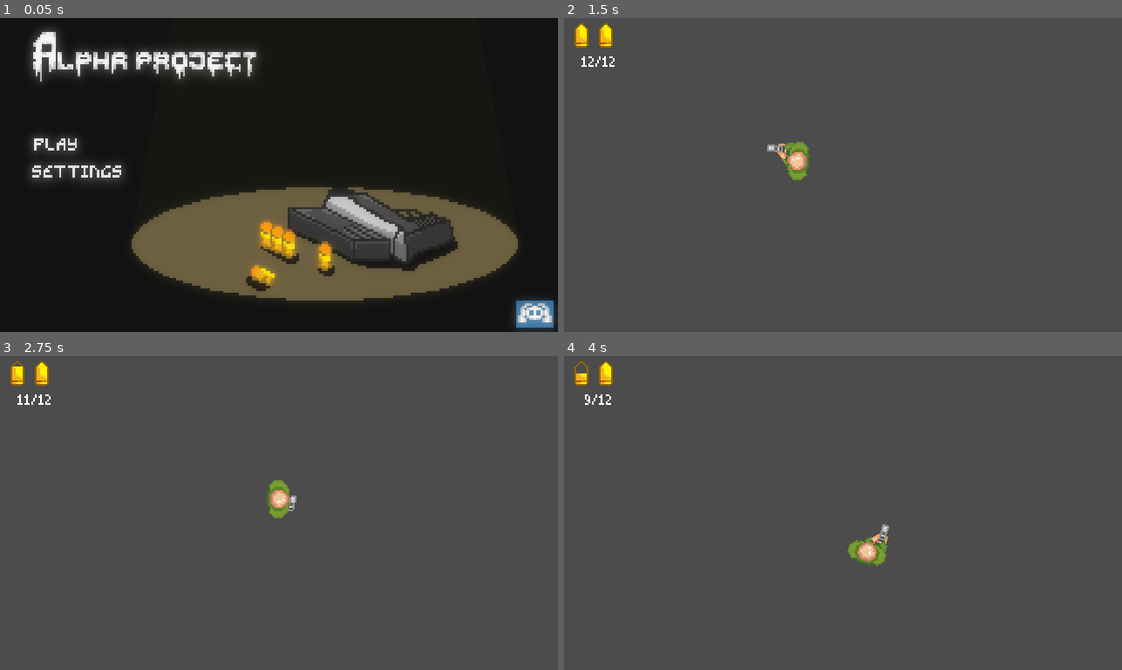
Above: before the commit, frames 1-4 (two rows, left to right).
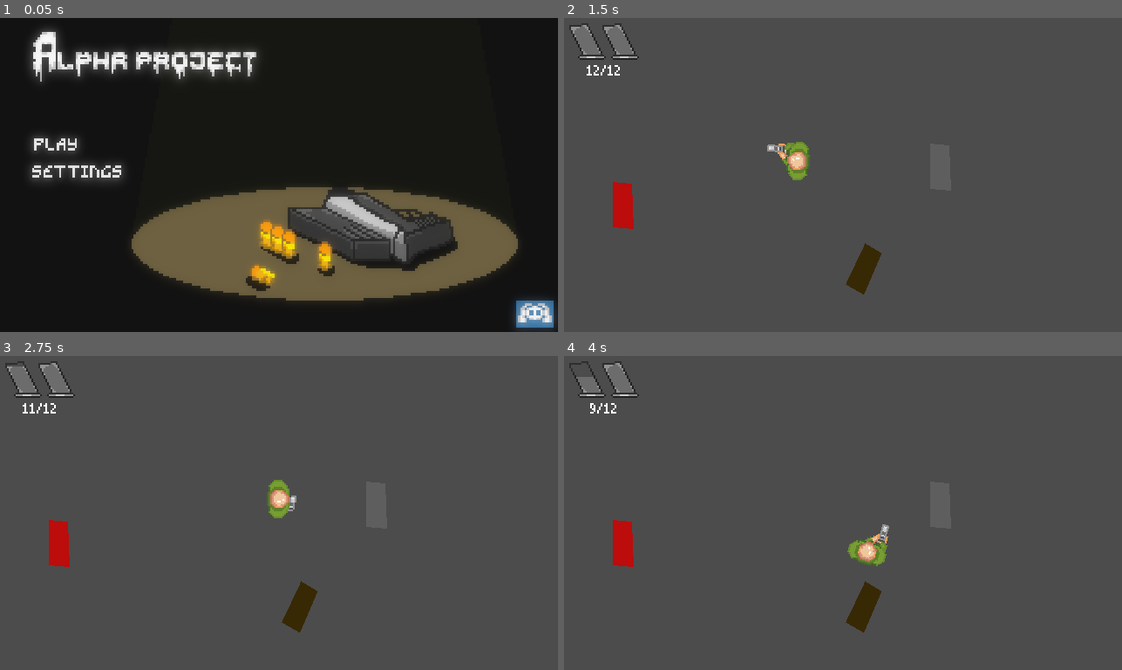
Above: after the commit, the same moments.

Repository: KrzysztofStaron/shooter
Game: Godot game, scene res://main.tscn
Same seed, same stepped clock (60 frames per second), same inputs: the game is played once before the commit and once after it.
Inputs (mouse positions are in pixels of both pictures, inside the frame that each line leads up to):
- Up to frame 1 (0.05 s): no input
- Up to frame 2 (1.5 s): click (642, 171) at 0.5 s; click (619, 143) at 1.25 s
- Up to frame 3 (2.75 s): tap Enter at 2 s; move the mouse to (401, 497) at 2.02 s; hold D (move_right) from 2.03 s (still down); click (401, 497) at 2.1 s
- Up to frame 4 (4 s): move the mouse to (731, 528) at 2.77 s; release D (move_right) at 2.78 s; hold S (move_down) 2.78-3.53 s; click (731, 528) at 2.85 s; move the mouse to (898, 443) at 3.52 s; hold D (move_right) from 3.53 s (still down); click (898, 443) at 3.6 s

The runs differ from the first frame. In frame 1, less than 0.1% of the frame differs, in the area x 8-41%, y 4-16%; in frame 2, 2.1%, in the area x 0-57%, y 1-89%; in frame 3, 2.1%; in frame 4, 2.0%.

Commit message:
accual shooting

Diff:
--- a/LittleHoot.tscn
+++ b/LittleHoot.tscn
@@ -1,6 +1,6 @@
 [gd_scene load_steps=6 format=2]
 
-[ext_resource path="res://player/Glock/bullet.png" type="Texture" id=1]
+[ext_resource path="res://player/Glock/bullet/bullet.png" type="Texture" id=1]
 [ext_resource path="res://little_hoot.png" type="Texture" id=2]
 
 [sub_resource type="OccluderPolygon2D" id=1]
--- a/UI/ammunition/GUI.tscn
+++ b/UI/ammunition/GUI.tscn
@@ -18,35 +18,35 @@
 [node name="vContainer" type="VBoxContainer" parent="."]
 margin_left = 3.0
 margin_top = 3.0
-margin_right = 37.0
+margin_right = 43.0
 margin_bottom = 37.0
-custom_constants/separation = 0
+custom_constants/separation = -2
 
 [node name="ammunition" type="HBoxContainer" parent="vContainer"]
-margin_right = 34.0
-margin_bottom = 14.0
-custom_constants/separation = 0
+margin_right = 40.0
+margin_bottom = 21.0
+custom_constants/separation = -2
 script = ExtResource( 1 )
 ammoContainers = 2
 
 [node name="ammo1" parent="vContainer/ammunition" instance=ExtResource( 5 )]
 anchor_right = 0.0
 anchor_bottom = 0.0
-margin_right = 14.0
-margin_bottom = 14.0
+margin_right = 21.0
+margin_bottom = 21.0
 
 [node name="ammo2" parent="vContainer/ammunition" instance=ExtResource( 5 )]
 anchor_right = 0.0
 anchor_bottom = 0.0
-margin_left = 14.0
-margin_right = 28.0
-margin_bottom = 14.0
+margin_left = 19.0
+margin_right = 40.0
+margin_bottom = 21.0
 
 [node name="ammo" type="Label" parent="vContainer"]
-margin_top = 14.0
-margin_right = 34.0
-margin_bottom = 27.0
+margin_top = 19.0
+margin_right = 40.0
+margin_bottom = 32.0
 custom_fonts/font = SubResource( 1 )
-text = "23/23"
+text = "12/12"
 align = 1
 valign = 1
--- a/UI/ammunition/ammunition.gd
+++ b/UI/ammunition/ammunition.gd
@@ -13,13 +13,13 @@
 	newFill.lock()
 
 	# here you can specify texture height
-	var yLimit := Vector2(1, newFill.get_height()-1)
+	var yLimit := Vector2(1, newFill.get_height()-3)
 	var dif := yLimit.y - yLimit.x
 	var pixelsPerBullet := dif/maxAmmo
 	yLimit.y -= pixelsPerBullet * ammo
 
 	for y in range(yLimit.x, yLimit.y):
-		for x in range(4, 10):
+		for x in range(1, 18):
 			newFill.set_pixel(x, y, Color(0, 0, 0, 0))
 
 	var fillTexture : ImageTexture = ImageTexture.new()
--- a/UI/ammunition/ammunition.tscn
+++ b/UI/ammunition/ammunition.tscn
@@ -5,6 +5,7 @@
 [ext_resource path="res://UI/ammunition/ammunition.gd" type="Script" id=3]
 
 [node name="ammunition" type="TextureRect"]
+self_modulate = Color( 0.588235, 0.588235, 0.588235, 1 )
 anchor_right = 1.0
 anchor_bottom = 1.0
 margin_right = -306.0
--- /dev/null
+++ b/UI/settings/settings.gd
@@ -0,0 +1,3 @@
+extends Control
+
+export var yes : int
--- /dev/null
+++ b/UI/settings/settings.tscn
@@ -0,0 +1,8 @@
+[gd_scene load_steps=2 format=2]
+
+[ext_resource path="res://UI/settings/settings.gd" type="Script" id=1]
+
+[node name="settings" type="Control"]
+anchor_right = 1.0
+anchor_bottom = 1.0
+script = ExtResource( 1 )
--- a/UI/titleScreen/titleScreen.gd
+++ b/UI/titleScreen/titleScreen.gd
@@ -2,6 +2,10 @@
 
 export var gameScene : PackedScene
 export var settingScene : PackedScene
+
+func _process(delta: float) -> void:
+	if $AnimatedSprite.frame == 19:
+		$audio.play()
 
 func _on_play_pressed() -> void:
 	get_tree().change_scene_to(gameScene)
--- a/UI/titleScreen/titleScreen.tscn
+++ b/UI/titleScreen/titleScreen.tscn
@@ -140,7 +140,7 @@
 position = Vector2( 160, 90 )
 scale = Vector2( 1.28125, 1.41045 )
 frames = SubResource( 29 )
-frame = 15
+frame = 7
 playing = true
 
 [node name="discord" parent="AnimatedSprite" instance=ExtResource( 1 )]
@@ -174,5 +174,7 @@
 [node name="WorldEnvironment" type="WorldEnvironment" parent="."]
 environment = ExtResource( 7 )
 
+[node name="audio" type="AudioStreamPlayer" parent="."]
+
 [connection signal="pressed" from="AnimatedSprite/play" to="." method="_on_play_pressed"]
 [connection signal="pressed" from="AnimatedSprite/settings" to="." method="_on_settings_pressed"]
--- /dev/null
+++ b/environment/object.gd
@@ -0,0 +1,3 @@
+extends Node
+
+export var type : String
--- /dev/null
+++ b/environment/tree/tree.tscn
@@ -0,0 +1,14 @@
+[gd_scene load_steps=3 format=2]
+
+[ext_resource path="res://environment/tree/tree.png" type="Texture" id=1]
+[ext_resource path="res://environment/object.gd" type="Script" id=2]
+
+[node name="tree" type="Sprite"]
+texture = ExtResource( 1 )
+
+[node name="StaticBody2D" type="StaticBody2D" parent="."]
+script = ExtResource( 2 )
+type = "wood"
+
+[node name="CollisionPolygon2D" type="CollisionPolygon2D" parent="StaticBody2D"]
+polygon = PoolVector2Array( 2, 40, -19, 35, -35, 26, -41, 21, -47, -2, -34, -21, -16, -38, 9, -39, 20, -35, 30, -31, 36, -22, 37, -6, 31, 8, 34, 24, 25, 35 )
--- a/game/game.tscn
+++ b/game/game.tscn
@@ -1,10 +1,47 @@
-[gd_scene load_steps=3 format=2]
+[gd_scene load_steps=4 format=2]
 
 [ext_resource path="res://player/player.tscn" type="PackedScene" id=1]
 [ext_resource path="res://UI/ammunition/GUI.tscn" type="PackedScene" id=2]
+[ext_resource path="res://environment/object.gd" type="Script" id=3]
 
 [node name="game" type="Node"]
 
 [node name="player" parent="." instance=ExtResource( 1 )]
 
 [node name="GUI" parent="." instance=ExtResource( 2 )]
+
+[node name="Polygon2D" type="Polygon2D" parent="."]
+color = Color( 0.372549, 0.372549, 0.372549, 1 )
+polygon = PoolVector2Array( 210, 72, 210, 98, 222, 99, 221, 73 )
+
+[node name="StaticBody2D" type="StaticBody2D" parent="Polygon2D"]
+script = ExtResource( 3 )
+type = "stone"
+
+[node name="CollisionPolygon2D" type="CollisionPolygon2D" parent="Polygon2D/StaticBody2D"]
+polygon = PoolVector2Array( 210, 72, 210, 98, 222, 99, 221, 73 )
+
+[node name="Polygon2D2" type="Polygon2D" parent="."]
+position = Vector2( 14, -26 )
+rotation = 0.443881
+color = Color( 0.223529, 0.164706, 0.0235294, 1 )
+polygon = PoolVector2Array( 210, 72, 210, 98, 222, 99, 221, 73 )
+
+[node name="StaticBody2D" type="StaticBody2D" parent="Polygon2D2"]
+script = ExtResource( 3 )
+type = "wood"
+
+[node name="CollisionPolygon2D" type="CollisionPolygon2D" parent="Polygon2D2/StaticBody2D"]
+polygon = PoolVector2Array( 210, 72, 210, 98, 222, 99, 221, 73 )
+
+[node name="Polygon2D3" type="Polygon2D" parent="."]
+position = Vector2( -182, 22 )
+color = Color( 0.741176, 0.0509804, 0.0509804, 1 )
+polygon = PoolVector2Array( 210, 72, 210, 98, 222, 99, 221, 73 )
+
+[node name="StaticBody2D" type="StaticBody2D" parent="Polygon2D3"]
+script = ExtResource( 3 )
+type = "enemie"
+
+[node name="CollisionPolygon2D" type="CollisionPolygon2D" parent="Polygon2D3/StaticBody2D"]
+polygon = PoolVector2Array( 210, 72, 210, 98, 222, 99, 221, 73 )
--- /dev/null
+++ b/player/Glock/bullet/effects/hittingEnemie.tres
@@ -0,0 +1,31 @@
+[gd_resource type="SpriteFrames" load_steps=7 format=2]
+
+[ext_resource path="res://player/Glock/bullet/effects/hittingEnemie.png" type="Texture" id=1]
+
+[sub_resource type="AtlasTexture" id=1]
+atlas = ExtResource( 1 )
+region = Rect2( 32, 0, 32, 32 )
+
+[sub_resource type="AtlasTexture" id=2]
+atlas = ExtResource( 1 )
+region = Rect2( 64, 0, 32, 32 )
+
+[sub_resource type="AtlasTexture" id=3]
+atlas = ExtResource( 1 )
+region = Rect2( 0, 32, 32, 32 )
+
+[sub_resource type="AtlasTexture" id=4]
+atlas = ExtResource( 1 )
+region = Rect2( 32, 32, 32, 32 )
+
+[sub_resource type="AtlasTexture" id=5]
+atlas = ExtResource( 1 )
+region = Rect2( 64, 32, 32, 32 )
+
+[resource]
+animations = [ {
+"frames": [ SubResource( 1 ), SubResource( 2 ), SubResource( 3 ), SubResource( 4 ), SubResource( 5 ) ],
+"loop": true,
+"name": "default",
+"speed": 14.0
+} ]
--- /dev/null
+++ b/player/Glock/bullet/effects/hittingStoneWall.tres
@@ -0,0 +1,27 @@
+[gd_resource type="SpriteFrames" load_steps=6 format=2]
+
+[ext_resource path="res://player/Glock/bullet/effects/hittingStoneWall.png" type="Texture" id=1]
+
+[sub_resource type="AtlasTexture" id=1]
+atlas = ExtResource( 1 )
+region = Rect2( 32, 0, 32, 32 )
+
+[sub_resource type="AtlasTexture" id=2]
+atlas = ExtResource( 1 )
+region = Rect2( 0, 32, 32, 32 )
+
+[sub_resource type="AtlasTexture" id=3]
+atlas = ExtResource( 1 )
+region = Rect2( 32, 32, 32, 32 )
+
+[sub_resource type="AtlasTexture" id=4]
+atlas = ExtResource( 1 )
+region = Rect2( 0, 0, 32, 32 )
+
+[resource]
+animations = [ {
+"frames": [ SubResource( 1 ), SubResource( 2 ), SubResource( 3 ), SubResource( 4 ) ],
+"loop": true,
+"name": "default",
+"speed": 14.0
+} ]
--- /dev/null
+++ b/player/Glock/bullet/effects/hittingWood.tres
@@ -0,0 +1,31 @@
+[gd_resource type="SpriteFrames" load_steps=7 format=2]
+
+[ext_resource path="res://player/Glock/bullet/effects/hittingWood.png" type="Texture" id=1]
+
+[sub_resource type="AtlasTexture" id=1]
+atlas = ExtResource( 1 )
+region = Rect2( 32, 0, 32, 32 )
+
+[sub_resource type="AtlasTexture" id=2]
+atlas = ExtResource( 1 )
+region = Rect2( 64, 0, 32, 32 )
+
+[sub_resource type="AtlasTexture" id=3]
+atlas = ExtResource( 1 )
+region = Rect2( 0, 32, 32, 32 )
+
+[sub_resource type="AtlasTexture" id=4]
+atlas = ExtResource( 1 )
+region = Rect2( 32, 32, 32, 32 )
+
+[sub_resource type="AtlasTexture" id=5]
+atlas = ExtResource( 1 )
+region = Rect2( 64, 32, 32, 32 )
+
+[resource]
+animations = [ {
+"frames": [ SubResource( 1 ), SubResource( 2 ), SubResource( 3 ), SubResource( 4 ), SubResource( 5 ) ],
+"loop": false,
+"name": "default",
+"speed": 14.0
+} ]
--- a/player/Glock/gloackData.tres
+++ b/player/Glock/bullet/gloackData.tres
@@ -1,7 +1,7 @@
 [gd_resource type="Resource" load_steps=3 format=2]
 
 [ext_resource path="res://player/weaponData.gd" type="Script" id=1]
-[ext_resource path="res://player/Glock/glockBullet.tres" type="Resource" id=2]
+[ext_resource path="res://player/Glock/bullet/glockBullet.tres" type="Resource" id=2]
 
 [resource]
 script = ExtResource( 1 )
--- /dev/null
+++ b/player/Glock/bullet/glockBullet.tres
@@ -0,0 +1,16 @@
+[gd_resource type="Resource" load_steps=6 format=2]
+
+[ext_resource path="res://player/bullet/bulletData.gd" type="Script" id=1]
+[ext_resource path="res://player/Glock/bullet/bullet.png" type="Texture" id=2]
+[ext_resource path="res://player/Glock/bullet/effects/hittingStoneWall.tres" type="SpriteFrames" id=3]
+[ext_resource path="res://player/Glock/bullet/effects/hittingEnemie.tres" type="SpriteFrames" id=4]
+[ext_resource path="res://player/Glock/bullet/effects/hittingWood.tres" type="SpriteFrames" id=5]
+
+[resource]
+script = ExtResource( 1 )
+damage = 5
+speed = 800
+texture = ExtResource( 2 )
+hitStone = ExtResource( 3 )
+hitWood = ExtResource( 5 )
+hitEnemie = ExtResource( 4 )
--- a/player/Glock/glockBullet.tres
+++ /dev/null
@@ -1,10 +0,0 @@
-[gd_resource type="Resource" load_steps=3 format=2]
-
-[ext_resource path="res://player/bullet/bulletData.gd" type="Script" id=1]
-[ext_resource path="res://player/Glock/bullet.png" type="Texture" id=2]
-
-[resource]
-script = ExtResource( 1 )
-damage = 5
-speed = 800
-texture = ExtResource( 2 )
--- a/player/bullet/bullet.gd
+++ b/player/bullet/bullet.gd
@@ -2,16 +2,30 @@
 
 export var bullet : Resource
 export var angle : float
+onready var particlesScene := preload("res://player/bullet/particles.tscn")
 
 func _ready() -> void:
 	$Sprite.texture = bullet.texture
 	set_global_rotation(angle)
 
-func _process(delta: float) -> void:
+func _physics_process(delta: float) -> void:
 	position += Vector2(0, -bullet.speed).rotated(angle) * delta
 
 func _on_bullet_body_entered(body: Node) -> void:
 	if body.has_method("takeDamage"):
 		body.takeDamage(bullet.damage)
 
+	var effect := particlesScene.instance()
+	print(body.type)
+	match body.type:
+		"stone":
+			effect.frames = bullet.hitStone
+		"wood":
+			effect.frames = bullet.hitWood
+		"enemie":
+			effect.frames = bullet.hitEnemie
+
+	effect.set_global_position(get_global_position())
+	effect.set_rotation(get_rotation())
+	get_parent().add_child(effect)
 	queue_free()
--- a/player/bullet/bulletData.gd
+++ b/player/bullet/bulletData.gd
@@ -5,3 +5,7 @@
 export var damage : int
 export var speed : int
 export var texture : Texture
+
+export var hitStone : SpriteFrames
+export var hitWood : SpriteFrames
+export var hitEnemie : SpriteFrames
--- /dev/null
+++ b/player/bullet/particles.gd
@@ -0,0 +1,4 @@
+extends AnimatedSprite
+
+func _on_particles_animation_finished() -> void:
+	queue_free()
--- /dev/null
+++ b/player/bullet/particles.tscn
@@ -0,0 +1,9 @@
+[gd_scene load_steps=2 format=2]
+
+[ext_resource path="res://player/bullet/particles.gd" type="Script" id=1]
+
+[node name="particles" type="AnimatedSprite"]
+playing = true
+script = ExtResource( 1 )
+
+[connection signal="animation_finished" from="." to="." method="_on_particles_animation_finished"]
--- a/player/player.tscn
+++ b/player/player.tscn
@@ -2,7 +2,7 @@
 
 [ext_resource path="res://player/player.gd" type="Script" id=1]
 [ext_resource path="res://player/Glock/textures/idle.png" type="Texture" id=2]
-[ext_resource path="res://player/Glock/gloackData.tres" type="Resource" id=3]
+[ext_resource path="res://player/Glock/bullet/gloackData.tres" type="Resource" id=3]
 [ext_resource path="res://player/textures/Hand/handIdle.png" type="Texture" id=4]
 [ext_resource path="res://player/textures/Hand/walking.png" type="Texture" id=5]
 [ext_resource path="res://player/Glock/textures/walking.png" type="Texture" id=6]
--- a/project.godot
+++ b/project.godot
@@ -122,6 +122,7 @@
 
 [physics]
 
+common/physics_fps=120
 common/enable_pause_aware_picking=true
 
 [rendering]
Binary file changed: UI/ammunition/bullet.png
Binary file changed: UI/ammunition/bulletFill.png
Not shown, added: UI/titleScreen/mixkit-low-electricity-humming-2132.wav.import
Binary file added: environment/tree/tree.png
Not shown, added: environment/tree/tree.png.import
Renamed: player/Glock/bullet.png -> player/Glock/bullet/bullet.png
Not shown, changed: player/Glock/bullet/bullet.png.import
Binary file added: player/Glock/bullet/effects/hittingEnemie.png
Not shown, added: player/Glock/bullet/effects/hittingEnemie.png.import
Binary file added: player/Glock/bullet/effects/hittingStoneWall.png
Not shown, added: player/Glock/bullet/effects/hittingStoneWall.png.import
Binary file added: player/Glock/bullet/effects/hittingWood.png
(and 2 more such lines)
